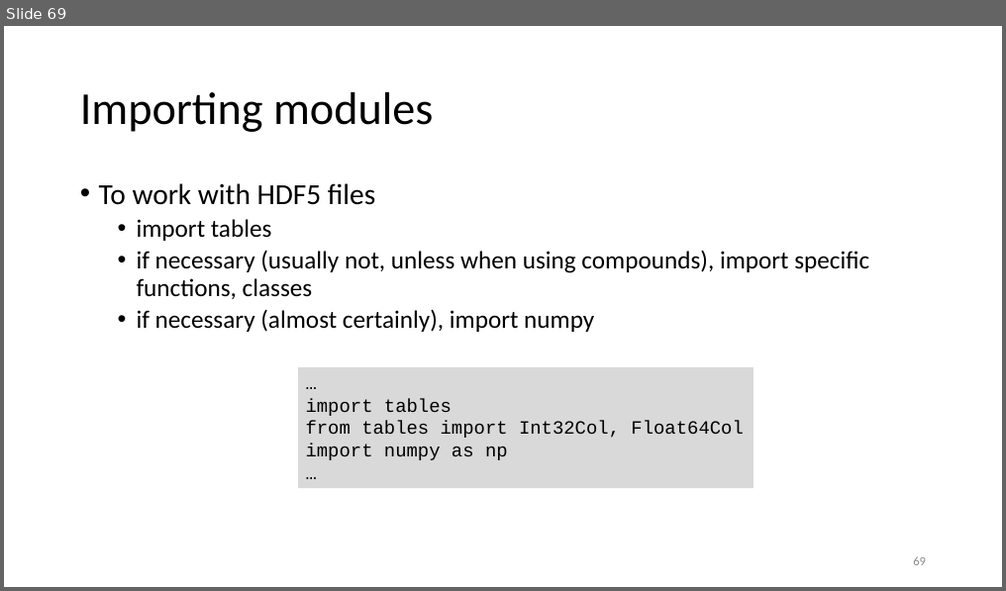
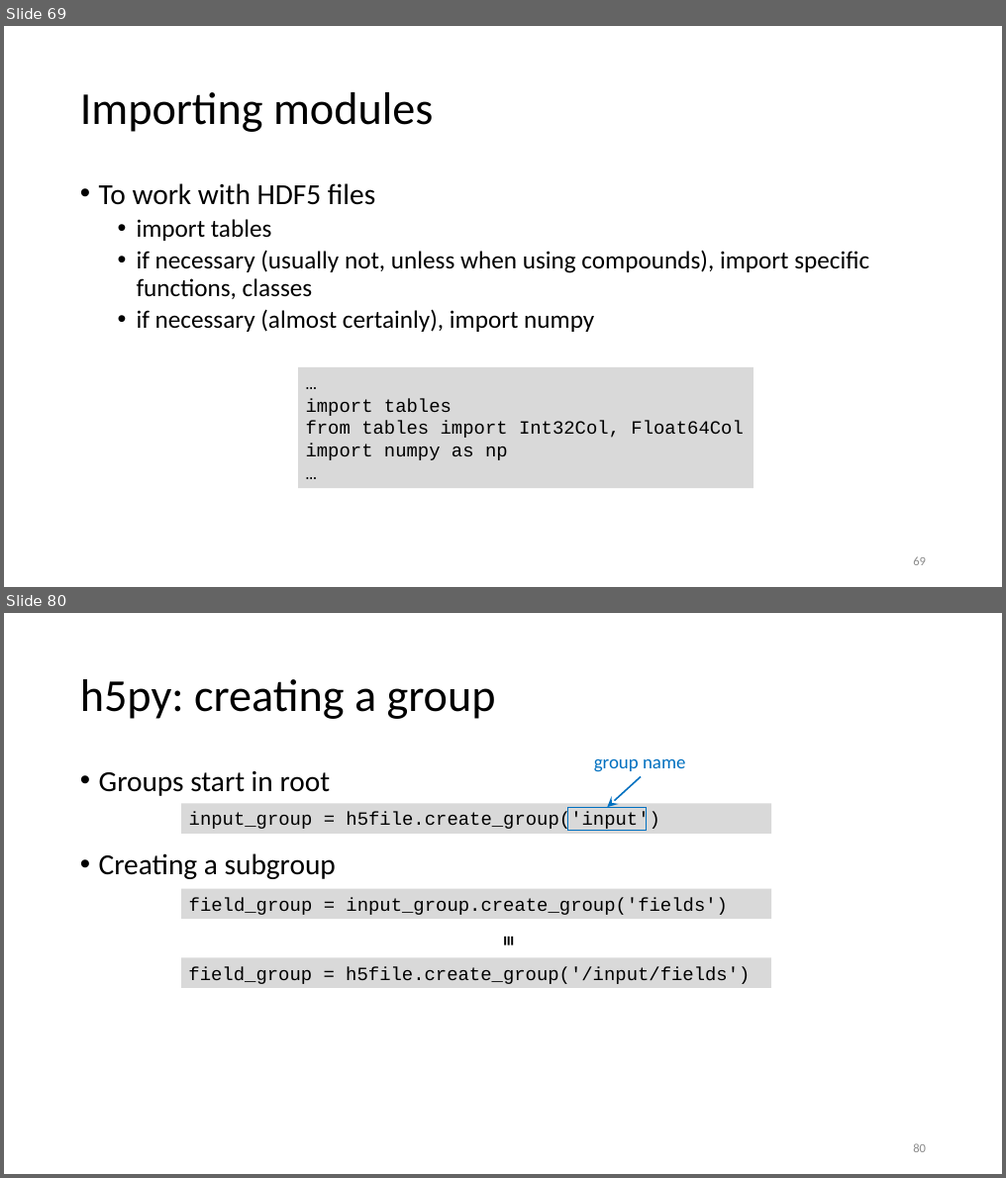
Before and after one commit to gjbex/Scientific-Python, a slide deck: scientific_python.pptx. Shown one above the other, each under a label of ours: slide 69 before the commit, slides 69 and 80 after it; the slides between them are not shown. The pictures are 1006x591 and 1006x1178 pixels, drawn with LibreOffice and Linux fonts; fonts in the diff are those of the drawing. Boxes give left, top, right and bottom in pixels: in the first picture for what was removed or moved away, otherwise in the second. Text is boxed around its words. In the diff, an @@ line names an element or a change of style, - is before the commit and + after.

```diff
--- a/scientific_python.pptx
+++ b/scientific_python.pptx
@@ slide 80 added at bbox=[4, 613, 1002, 1174], background #FFFFFF @@
@@ title added at bbox=[80, 679, 496, 719], 44 pt, text #000000 @@
+h5py: creating a group
@@ text added at bbox=[594, 760, 685, 772], 18 pt, text #0070C0 @@
+group name
@@ text added at bbox=[99, 771, 336, 879], 28 pt, text #000000 @@
+• Groups start in root
+• Creating a subgroup
@@ arrow added from (642, 777) to (607, 807), #0070C0 1.5 pt @@
@@ rectangle added at bbox=[181, 803, 771, 833], fill #D9D9D9, 18 pt, text #000000 @@
+input_group = h5file.create_group('input')
@@ rectangle added at bbox=[568, 807, 647, 830], outline #0070C0 1 pt @@
@@ rectangle added at bbox=[181, 889, 771, 919], fill #D9D9D9, 18 pt, text #000000 @@
+field_group = input_group.create_group('fields')
@@ text added at bbox=[494, 929, 527, 956], 20 pt, text #000000, bold @@
+≡
@@ rectangle added at bbox=[181, 959, 771, 988], fill #D9D9D9, 18 pt, text #000000 @@
+field_group = h5file.create_group('/input/fields')
@@ page number added at bbox=[913, 1144, 926, 1153], 12 pt, text #8C8C8C @@
+80
```
Also in this commit, not shown: 11 slides changed, 5 other slides added.
